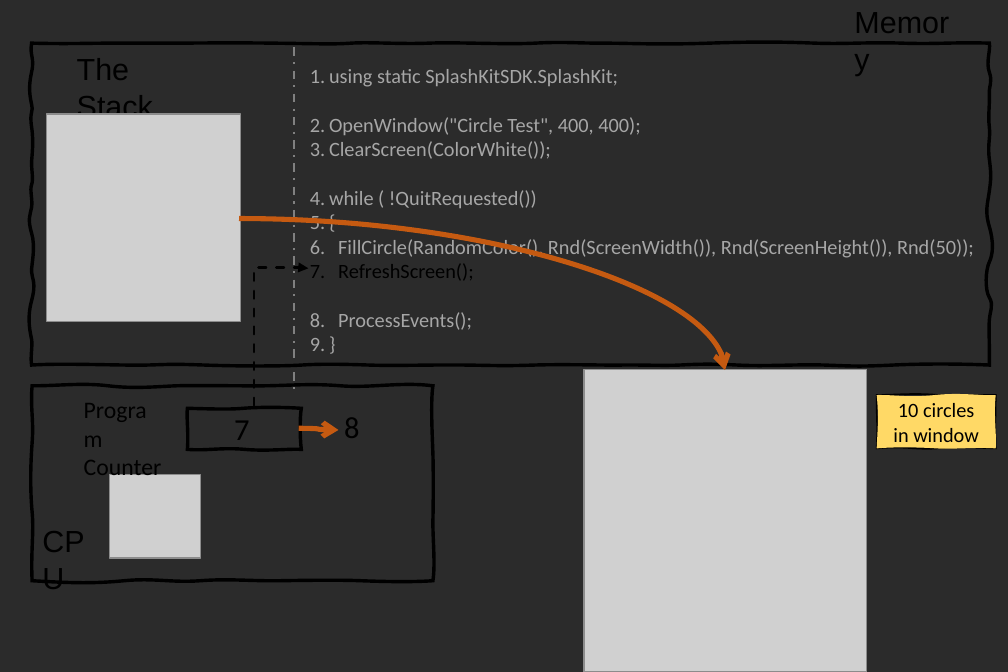
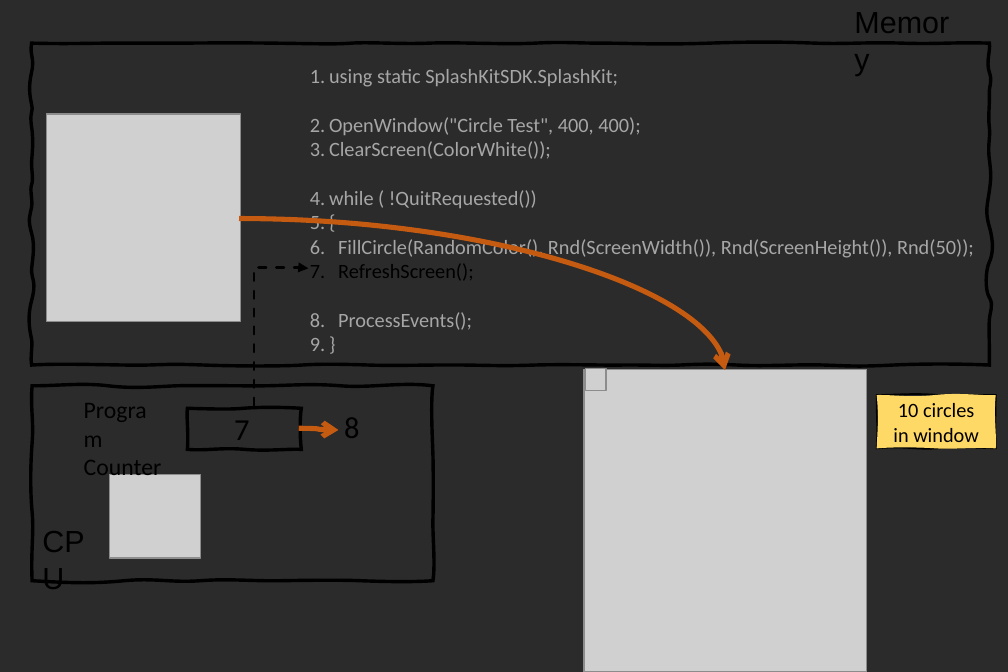
Before and after one commit to splashkit/the-programmers-field-guide, a slide deck: slide 13 of resources/ppt-slides/while-loop-splashkit.pptx. Drawn at 1008x672 pixels with LibreOffice and Linux fonts; fonts in the diff are those of the drawing; grey boxes stand for pictures; background and template pictures are left out; a plain dark background stands for a picture behind light text. Boxes give left, top, right and bottom in pixels: in the first picture for what was removed or moved away, otherwise in the second. Text is boxed around its words. In the diff, an @@ line names an element or a change of style, - is before the commit and + after.

```diff
--- a/resources/ppt-slides/while-loop-splashkit.pptx
+++ b/resources/ppt-slides/while-loop-splashkit.pptx
@@ text removed at (77, 58, 153, 123) @@
-The Stack
@@ line removed from (294, 48) to (294, 394) @@
@@ picture added at (585, 368, 606, 390) @@
```
Also in this commit, not shown: 15 other slides changed, 33 other files.
